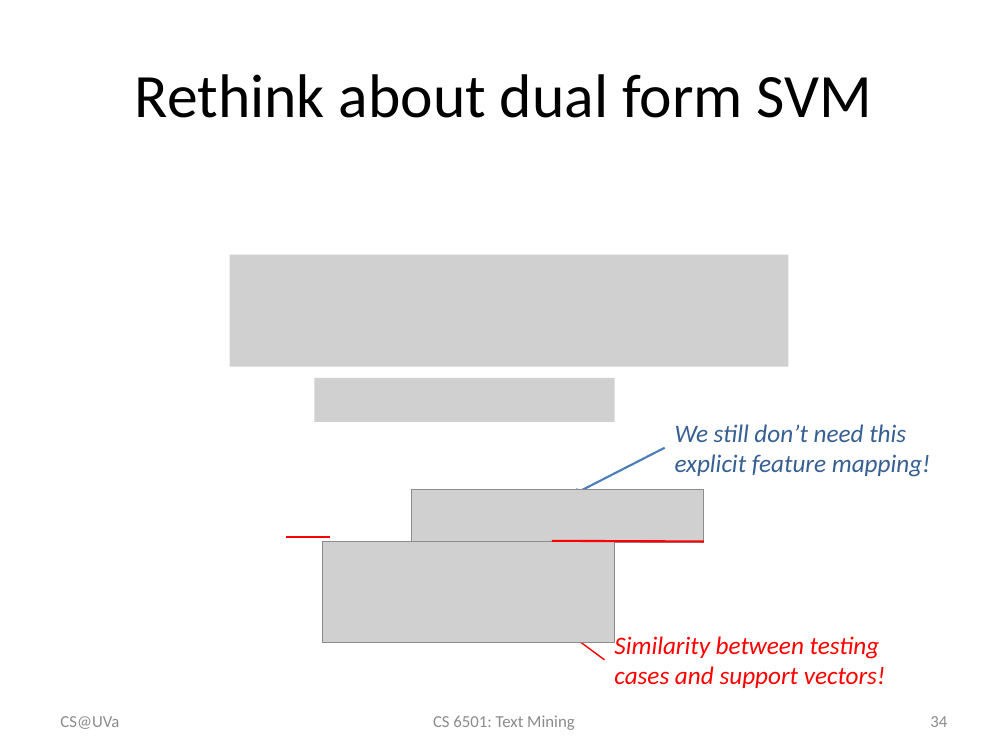
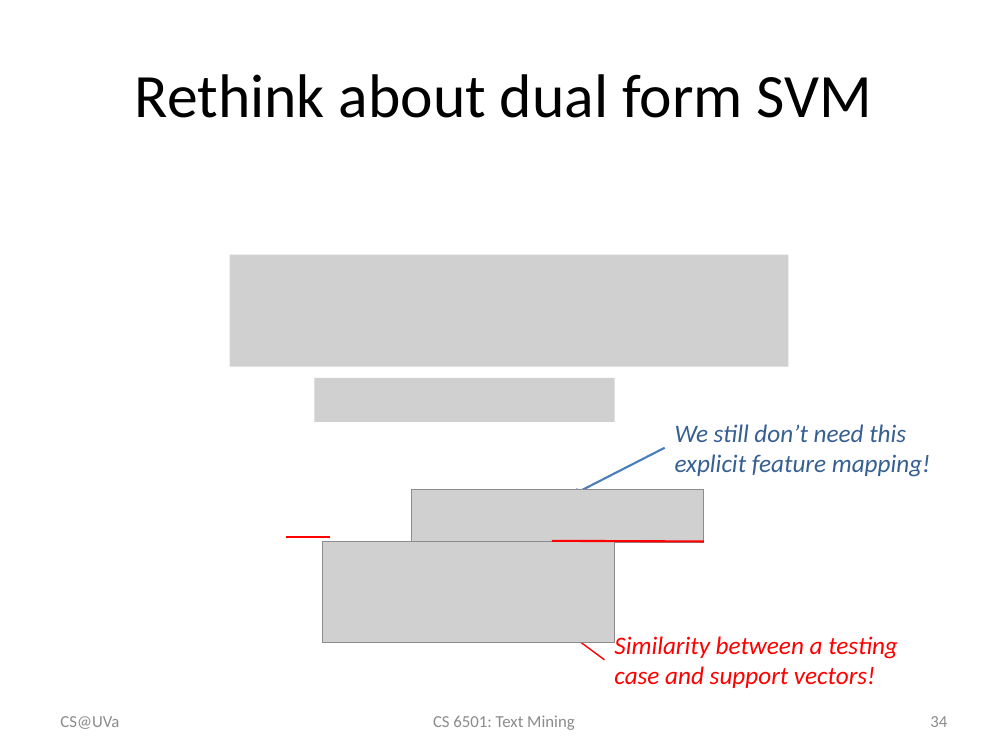
Before and after one commit to wang296/CS6501-Text-Mining, a slide deck: slide 34 of docs/svm.pptx. Drawn at 1008x756 pixels with LibreOffice and Linux fonts; fonts in the diff are those of the drawing; grey boxes stand for pictures. Boxes give left, top, right and bottom in pixels: in the first picture for what was removed or moved away, otherwise in the second. Text is boxed around its words. In the diff, an @@ line names an element or a change of style, - is before the commit and + after.

```diff
--- a/docs/svm.pptx
+++ b/docs/svm.pptx
@@ text at box(614, 633, 898, 688): text changed @@
-Similarity between testing cases and support vectors!
+Similarity between a testing case and support vectors!
```
Also in this commit, not shown: 10 other slides changed, 1 slide added, 2 other files.
